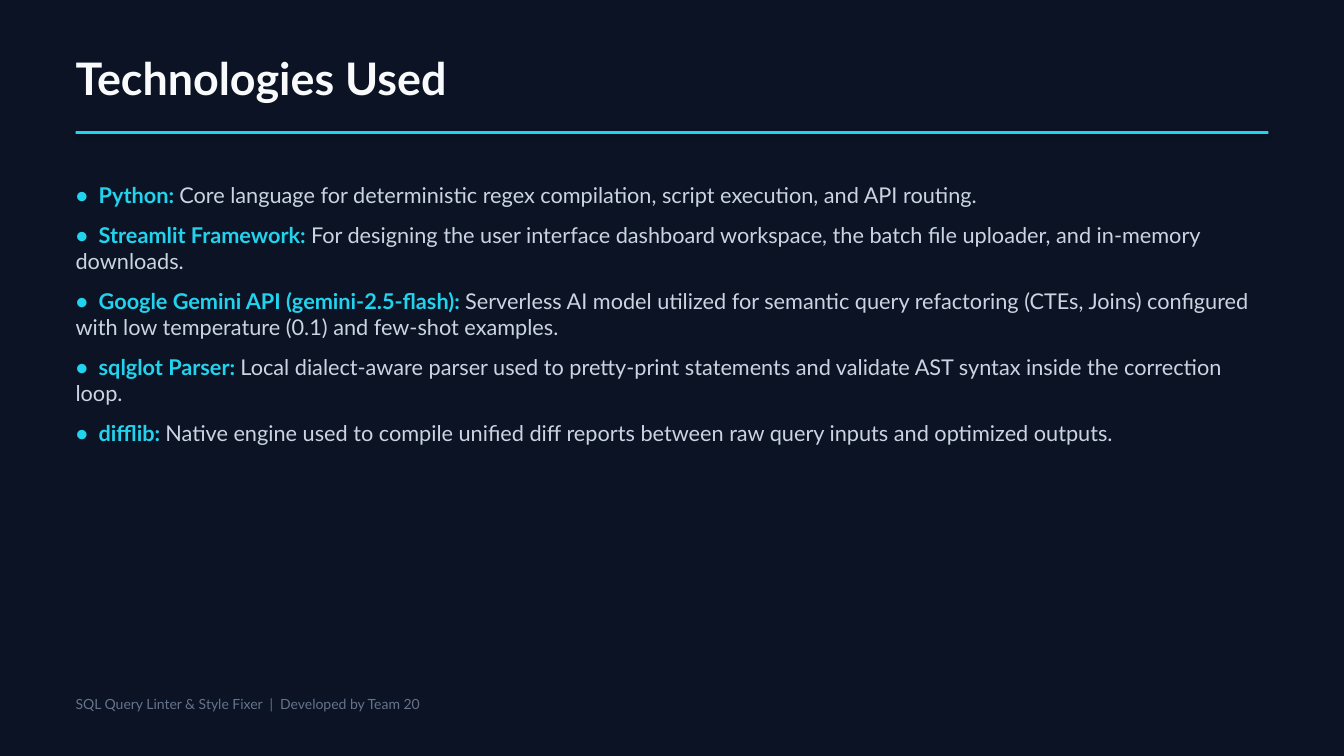
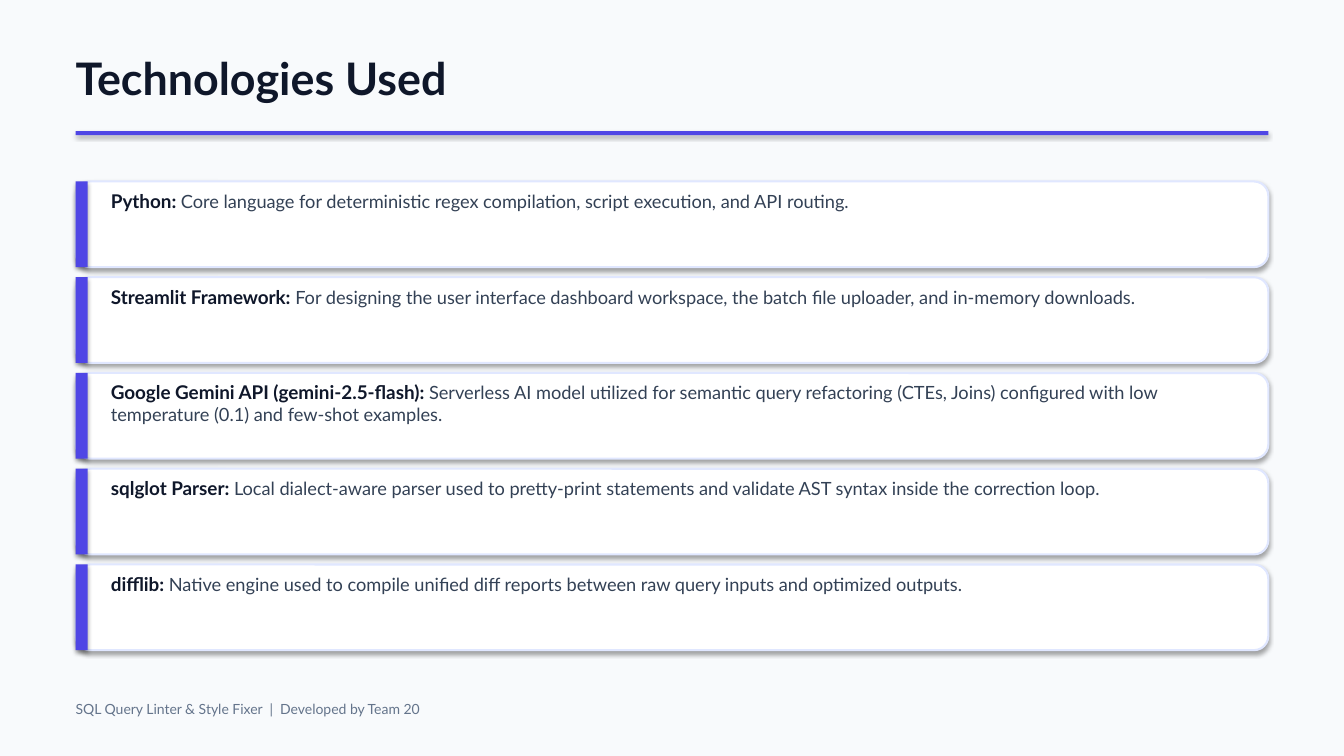
Before and after one commit to bharathpyla/sql-query-linter-style-fixer, a slide deck: slide 4 of Presentation.pptx. Drawn at 1344x756 pixels with LibreOffice and Linux fonts; fonts in the diff are those of the drawing. Boxes give left, top, right and bottom in pixels: in the first picture for what was removed or moved away, otherwise in the second. Text is boxed around its words. In the diff, an @@ line names an element or a change of style, - is before the commit and + after.

Commit message:
Update presentation Presentation.pptx with modern indigo/violet theme and card layouts

```diff
--- a/Presentation.pptx
+++ b/Presentation.pptx
@@ background #0B1324 to #F8FAFC @@
@@ text "Technologies Used" at [76, 61, 446, 103]: text colour #F8FAFC to #0F172A @@
@@ rectangle at [76, 131, 1268, 135]: fill #22D3EE to #4F46E5 @@
@@ rounded rectangle added at [76, 181, 1268, 267], fill #FFFFFF, outline #E0E7FF 1.5 pt @@
@@ rectangle added at [76, 181, 88, 267], fill #4F46E5 @@
@@ text added at [111, 194, 849, 212], 13 pt, text #334155 @@
+Python: Core language for deterministic regex compilation, script execution, and API routing.
@@ rounded rectangle added at [76, 277, 1268, 363], fill #FFFFFF, outline #E0E7FF 1.5 pt @@
@@ rectangle added at [76, 277, 88, 363], fill #4F46E5 @@
@@ text added at [111, 290, 1135, 308], 13 pt, text #334155 @@
+Streamlit Framework: For designing the user interface dashboard workspace, the batch file uploader, and in-memory downloads.
@@ rounded rectangle added at [76, 373, 1268, 459], fill #FFFFFF, outline #E0E7FF 1.5 pt @@
@@ rectangle added at [76, 373, 88, 459], fill #4F46E5 @@
@@ text at [111, 384, 1158, 424]: text changed; size 15.5 to 13 pt; text colour #CBD5E1 to #334155 @@
-• Python: Core language for deterministic regex compilation, script execution, and API routing.
-• Streamlit Framework: For designing the user interface dashboard workspace, the batch file uploader, and in-memory downloads.
-• Google Gemini API (gemini-2.5-flash): Serverless AI model utilized for semantic query refactoring (CTEs, Joins) configured with low temperature (0.1) and few-shot examples.
-• sqlglot Parser: Local dialect-aware parser used to pretty-print statements and validate AST syntax inside the correction loop.
-• difflib: Native engine used to compile unified diff reports between raw query inputs and optimized outputs.
+Google Gemini API (gemini-2.5-flash): Serverless AI model utilized for semantic query refactoring (CTEs, Joins) configured with low temperature (0.1) and few-shot examples.
@@ rounded rectangle added at [76, 469, 1268, 555], fill #FFFFFF, outline #E0E7FF 1.5 pt @@
@@ rectangle added at [76, 469, 88, 555], fill #4F46E5 @@
@@ text added at [111, 481, 1099, 499], 13 pt, text #334155 @@
+sqlglot Parser: Local dialect-aware parser used to pretty-print statements and validate AST syntax inside the correction loop.
@@ rounded rectangle added at [76, 565, 1268, 650], fill #FFFFFF, outline #E0E7FF 1.5 pt @@
@@ rectangle added at [76, 565, 88, 650], fill #4F46E5 @@
@@ text added at [111, 577, 962, 595], 13 pt, text #334155 @@
+difflib: Native engine used to compile unified diff reports between raw query inputs and optimized outputs.
@@ text "SQL Query Linter & Style ...": place and size @@
-text "SQL Query Linter & Style ..." at [76, 699, 420, 711]
+text "SQL Query Linter & Style ..." at [76, 703, 420, 717]
```
Also in this commit, not shown: 7 other slides changed.
